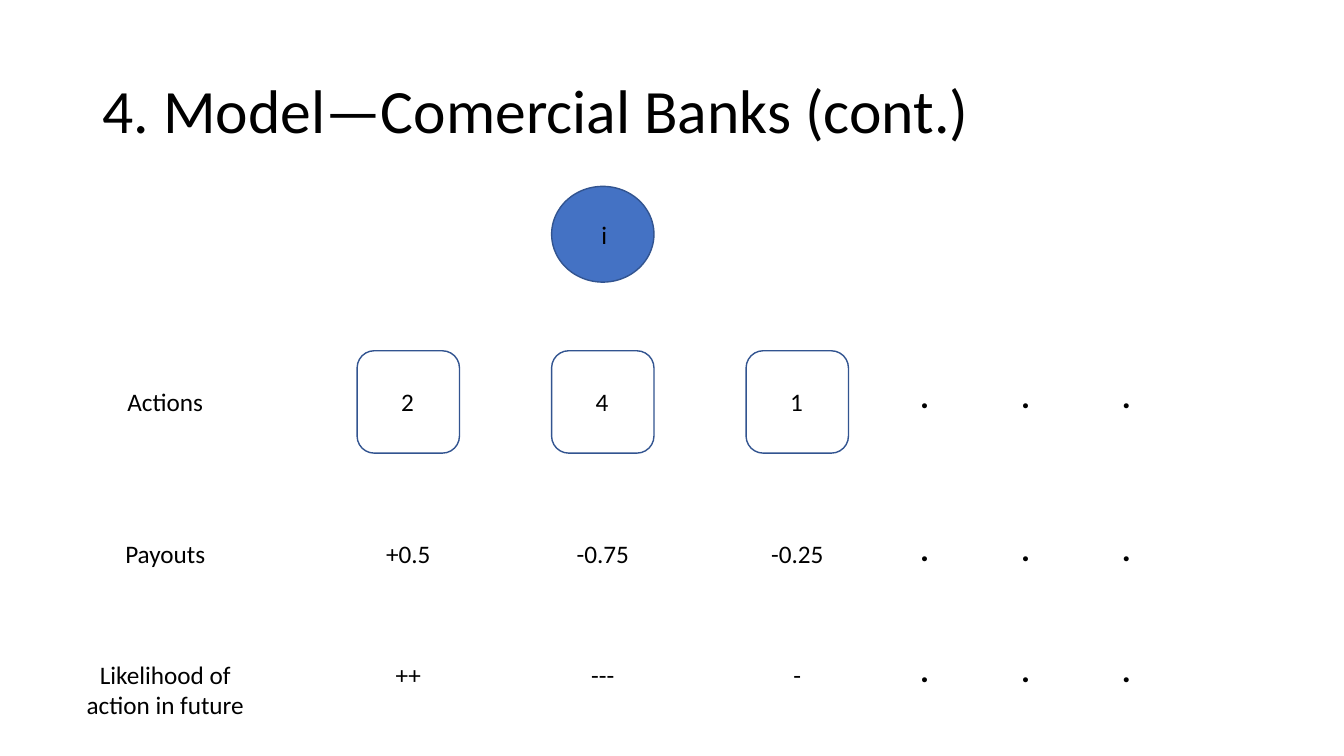
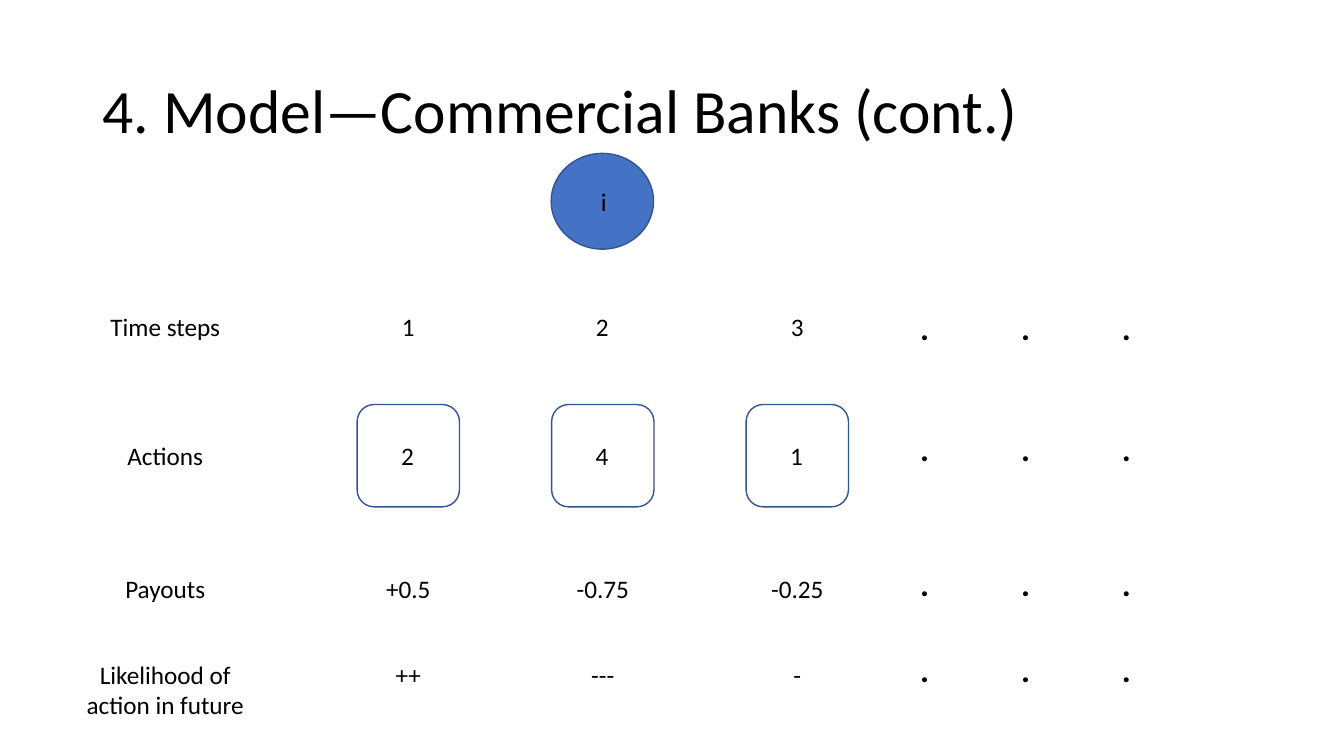
Before and after one commit to anihamde/cba-research, a slide deck: slide 9 of Suresh_CBA_Presentation.pptx. Drawn at 1344x756 pixels with LibreOffice and Linux fonts; fonts in the diff are those of the drawing. Boxes give left, top, right and bottom in pixels: in the first picture for what was removed or moved away, otherwise in the second. Text is boxed around its words. In the diff, an @@ line names an element or a change of style, - is before the commit and + after.

Commit message:
Fixed some typos

```diff
--- a/Suresh_CBA_Presentation.pptx
+++ b/Suresh_CBA_Presentation.pptx
@@ title at (x1=102, y1=88, x2=1017, y2=142): text changed @@
-4. Model—Comercial Banks (cont.)
+4. Model—Commercial Banks (cont.)
@@ ellipse moved from (x1=552, y1=187, x2=654, y2=282) to (x1=552, y1=153, x2=654, y2=249) @@
@@ text "i" moved from (x1=601, y1=226, x2=607, y2=244) to (x1=601, y1=193, x2=607, y2=211) @@
@@ text added at (x1=110, y1=318, x2=220, y2=340), 18 pt, text #000000 @@
+Time steps
@@ text added at (x1=402, y1=319, x2=415, y2=336), 18 pt, text #000000 @@
+1
@@ text added at (x1=596, y1=319, x2=609, y2=336), 18 pt, text #000000 @@
+2
@@ text added at (x1=791, y1=319, x2=804, y2=336), 18 pt, text #000000 @@
+3
@@ text added at (x1=894, y1=301, x2=1156, y2=352), 24 pt, text #000000, bold @@
+. . .
@@ 5 texts, 3 rounded rectangles moved together from (x1=127, y1=351, x2=1156, y2=454) to (x1=127, y1=404, x2=1156, y2=507) @@
@@ 5 texts moved together from (x1=125, y1=523, x2=1156, y2=574) to (x1=125, y1=559, x2=1156, y2=609) @@
```
Also in this commit, not shown: 16 other slides changed, 1 slide added.
